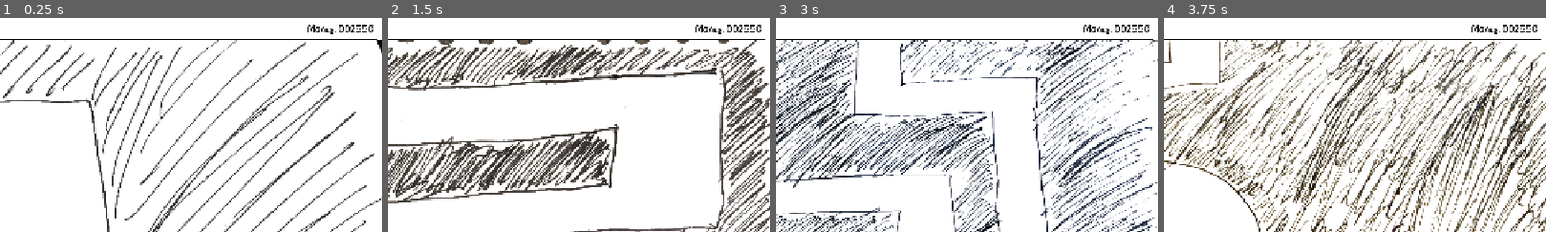
Above: before the commit, frames 1-4 (left to right).
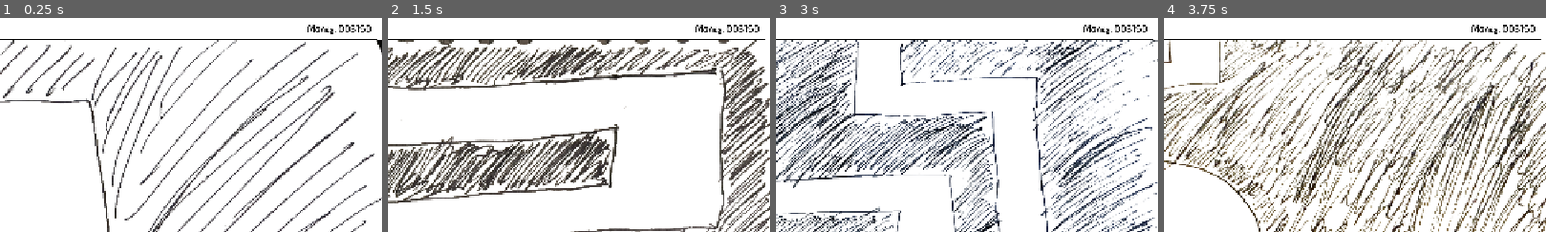
Above: after the commit, the same moments.

Repository: OzuYatamutsu/notebook-tower-defense
Game: Godot game, scene res://levels/MapSelect.tscn
Two runs of this game, one before a commit and one after it. Both use one fixed random seed, a clock stepped at 60 frames per second and the inputs below. Sound files missing from this copy of the repository are replaced by a short silence.
Inputs:
- Up to frame 1 (0.25 s): no input
- Up to frame 2 (1.5 s): click "Easy Street" at 0.5 s; click "Cool S" at 1.25 s
- Up to frame 3 (3 s): click "Easy Street" at 2 s; click "FE Lite" at 2.75 s
- Up to frame 4 (3.75 s): click "Digestion" at 3.5 s
The pictures show only the part of the screen within x 30-80%, y 0-50%; the shares and areas given below are measured in that part.

The runs differ from the first frame. In frame 1, 0.1% of the frame differs, in the area x 91-98%, y 3-7%; in frame 2, 0.1%; in frame 3, 0.1%; in frame 4, 0.1%.

Commit message:
Increase starting money to 3150

Diff:
--- a/components/game_state.gd
+++ b/components/game_state.gd
@@ -3,7 +3,7 @@
 
 const STARTING_WINDOW_SIZE_PERCENT = 0.65
 
-const PLAYER_STARTING_MONEY: int = 2550
+const PLAYER_STARTING_MONEY: int = 3150
 
 const CURRENT_LEVEL_GROUP = "level"
 const LEVEL_HITBOX_GROUP = "level_hitbox"
@@ -29,7 +29,7 @@
 @export var BGM_ENABLED: bool = true
 
 # Accessed via meters in UI
-@export var PLAYER_MONEY_REMAINING: int = 2000
+@export var PLAYER_MONEY_REMAINING: int = 3150
 @export var PLAYER_LIVES_REMAINING: int
 @export var SCORE: int
 # WaveMeter is accessed through CurrentLevel -> CURRENT_WAVE_NUM
